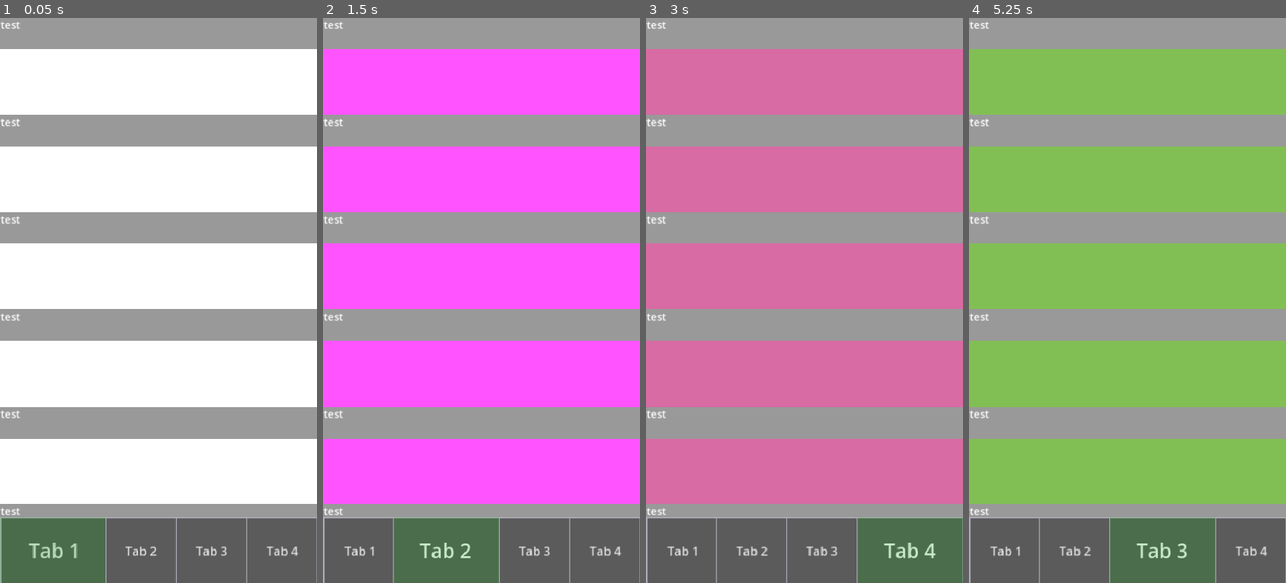
Above: before the commit, frames 1-4 (left to right).
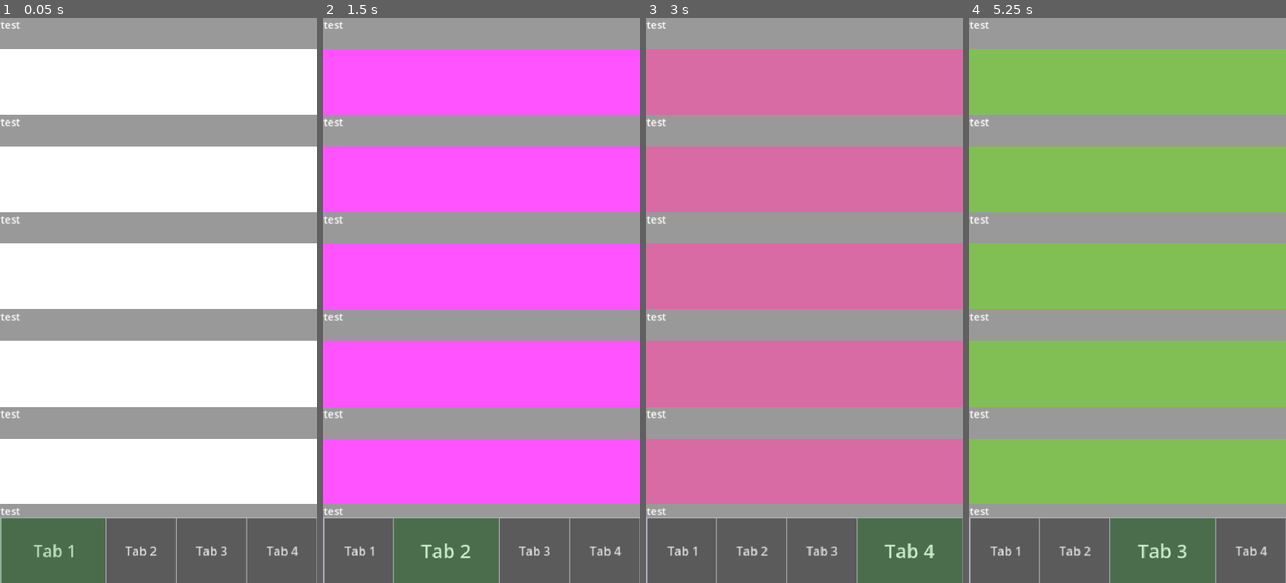
Above: after the commit, the same moments.

Repository: Nielstupido/UI_cloning
Game: Godot game, scene res://Scenes/menu.tscn
The game is run twice, just before and just after one commit, with the same random seed, the same clock (stepped at 60 frames per second) and the same inputs.
Inputs:
- Up to frame 1 (0.05 s): no input
- Up to frame 2 (1.5 s): click "Tab 1" at 0.5 s; click "Tab 2" at 1.25 s
- Up to frame 3 (3 s): click "Tab 3" at 2 s; click "Tab 4" at 2.75 s
- Up to frame 4 (5.25 s): click "Tab 1" at 3.5 s; click "Tab 2" at 4.25 s; click "Tab 3" at 5 s

The runs differ from the first frame. In frame 1, 0.2% of the frame differs, in the area x 9-25%, y 92-96%; in frame 2, 0.1%; in frame 3, 0.1%; in frame 4, 0.1%.

Commit message:
added simple tab buttons animation & implemented vertical  scrolling lock

Diff:
--- a/Scenes/menu.gd
+++ b/Scenes/menu.gd
@@ -2,6 +2,8 @@
 
 const DEFAULT_TEXT_SIZE : int = 18
 const HIGHLIGHTED_TEXT_SIZE : int = 30
+const DEFAULT_TAB_RATIO : float = 1.0
+const HIGHLIGHTED_TAB_RATIO : float = 1.5
 @onready var tab_buttons : HBoxContainer = $TabButtons
 @onready var tab_buttons_overlay : HBoxContainer = $TabButtonsOverlay
 @onready var tab_buttons_highlight: Node = $TabButtonsOverlay/HighlightMark
@@ -10,7 +12,9 @@
 var current_page :int = 0
 var tween : Tween = null
 var swipe_start_pos : Vector2
-var swipe_threshold : float = 100.0
+var swipe_threshold : float = 50.0
+var swipe_direction_locked = null
+var direction_lock_threshold := 10
 
 
 func _ready():
@@ -27,11 +31,38 @@
 	_on_tab_button_pressed(0)
 
 
-func _on_tab_button_pressed(target_index):
-	tab_buttons.get_child(current_page).add_theme_font_size_override("font_size", DEFAULT_TEXT_SIZE)
-	tab_buttons.get_child(target_index).add_theme_font_size_override("font_size", HIGHLIGHTED_TEXT_SIZE)
-	tab_buttons.get_child(current_page).size_flags_stretch_ratio = 1.0
-	tab_buttons.get_child(target_index).size_flags_stretch_ratio = 1.5
+func _input(event: InputEvent) -> void:
+	if event is InputEventScreenTouch:
+		if event.pressed:
+			swipe_start_pos = event.position
+			swipe_direction_locked = null  # Reset lock on new touch
+		else:
+			# On release
+			if swipe_direction_locked == "horizontal":
+				var delta = event.position - swipe_start_pos
+				if abs(delta.x) > swipe_threshold:
+					if delta.x < 0 and current_page < pages_container.get_child_count() - 1:
+						_on_tab_button_pressed(current_page + 1)  # Swipe left
+					elif delta.x > 0 and current_page > 0:
+						_on_tab_button_pressed(current_page - 1)  # Swipe right
+
+	elif event is InputEventScreenDrag:
+		if swipe_direction_locked == null:
+			var delta = event.position - swipe_start_pos
+			if abs(delta.x) > direction_lock_threshold or abs(delta.y) > direction_lock_threshold:
+				swipe_direction_locked = "horizontal" if abs(delta.x) > abs(delta.y) else "vertical"
+
+		if swipe_direction_locked == "horizontal":
+			# Handle horizontal swipe animation preview here...
+			pass
+		elif swipe_direction_locked == "vertical":
+			pass
+
+
+func _on_tab_button_pressed(target_index : int) -> void:
+	_animate_tab_icon(target_index)
+	tab_buttons.get_child(current_page).size_flags_stretch_ratio = DEFAULT_TAB_RATIO
+	tab_buttons.get_child(target_index).size_flags_stretch_ratio = HIGHLIGHTED_TAB_RATIO
 	tab_buttons_overlay.move_child(tab_buttons_highlight, target_index)
 
 	if target_index == current_page:
@@ -56,23 +87,28 @@
 	current_page = target_index
 
 
-func _on_tab_animation_finished(old_page):
+func _on_tab_animation_finished(old_page : Node) -> void:
 	old_page.visible = false
 	old_page.position.x = 0
 
 
-func _input(event):
-	if event is InputEventScreenTouch and event.pressed:
-		swipe_start_pos = event.position
+func _animate_tab_icon(target_index : int) -> void:
+	var old_button : Button = tab_buttons.get_child(current_page)
+	var new_button : Button = tab_buttons.get_child(target_index)
 
-	elif event is InputEventScreenDrag:
-		# later use for the process to animate swipe preview
-		pass
+	if target_index != current_page:
+		get_tree().create_tween().tween_method(
+			func(value):
+				old_button.add_theme_font_size_override("font_size", round(value)),
+			HIGHLIGHTED_TEXT_SIZE,
+			DEFAULT_TEXT_SIZE,
+			0.2
+		).set_trans(Tween.TRANS_QUAD).set_ease(Tween.EASE_OUT)
 
-	elif event is InputEventScreenTouch and not event.pressed:
-		var delta = event.position - swipe_start_pos
-		if abs(delta.x) > swipe_threshold:
-			if delta.x < 0 and current_page < pages_container.get_child_count() - 1:
-				_on_tab_button_pressed(current_page + 1)  # Swipe left
-			elif delta.x > 0 and current_page > 0:
-				_on_tab_button_pressed(current_page - 1)  # Swipe right
+	get_tree().create_tween().tween_method(
+		func(value):
+			new_button.add_theme_font_size_override("font_size", round(value)),
+		DEFAULT_TEXT_SIZE,
+		HIGHLIGHTED_TEXT_SIZE,
+		0.3
+	).set_trans(Tween.TRANS_CIRC).set_ease(Tween.EASE_OUT)
